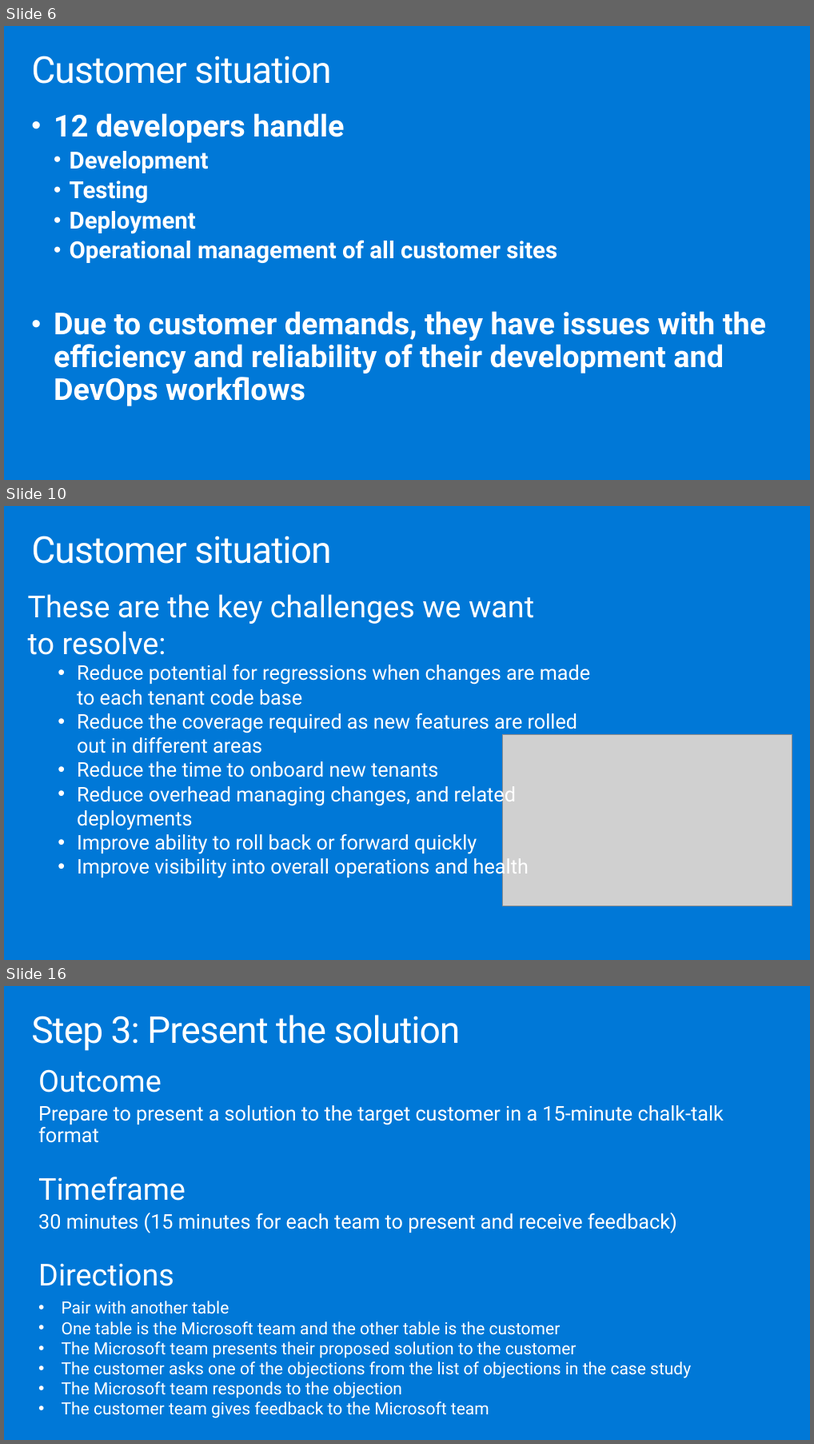
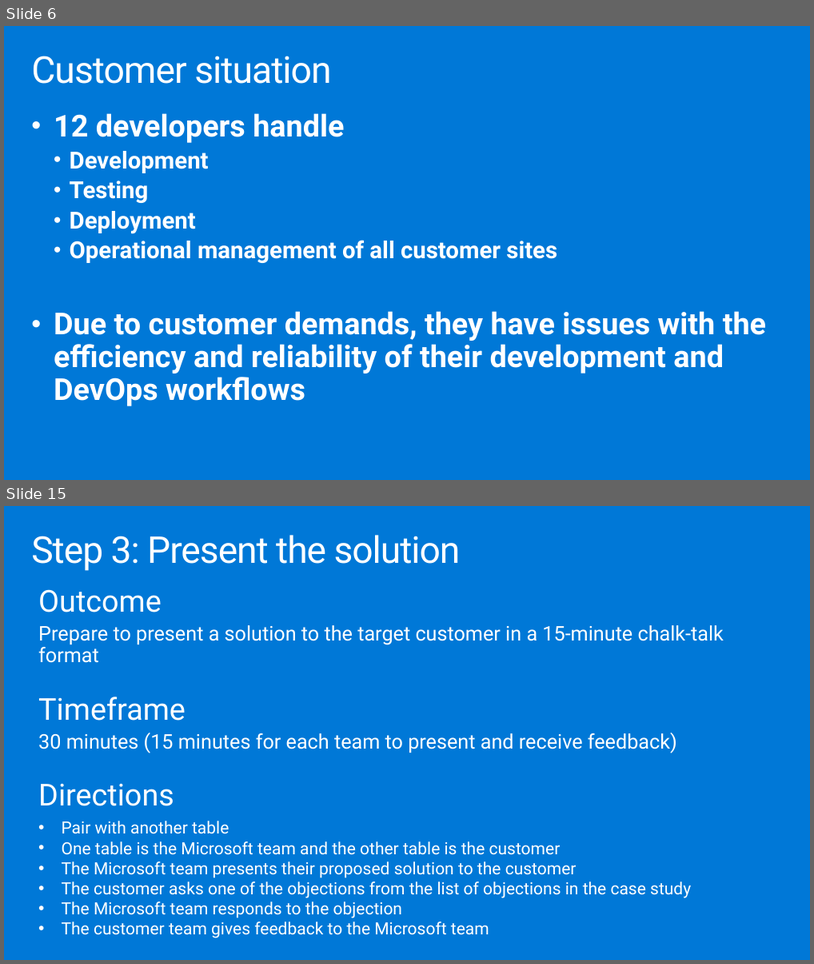
Before and after one commit to yaoshixin007/MCW-Containers-and-DevOps, a slide deck: Whiteboard design session/WDS trainer presentation - Containers and DevOps.pptx. Shown one above the other, each under a label of ours: slides 6, 10 and 16 before the commit, slides 6 and 15 after it; the slides between them are not shown. The pictures are 814x1444 and 814x964 pixels, drawn with LibreOffice and Linux fonts; fonts in the diff are those of the drawing; grey boxes stand for pictures. Boxes give left, top, right and bottom in pixels: in the first picture for what was removed or moved away, otherwise in the second. Text is boxed around its words. In the diff, an @@ line names an element or a change of style, - is before the commit and + after.

```diff
--- a/Whiteboard design session/WDS trainer presentation - Containers and DevOps.pptx
+++ b/Whiteboard design session/WDS trainer presentation - Containers and DevOps.pptx
@@ slide 10 removed at bbox=[4, 506, 810, 960], background #0078D7 @@
@@ title removed at bbox=[31, 536, 331, 564] @@
-Customer situation
@@ text removed at bbox=[28, 594, 590, 878] @@
-These are the key challenges we want
-to resolve:
-  • Reduce potential for regressions when changes are made to each tenant code base
-  • Reduce the coverage required as new features are rolled
-    out in different areas
-  • Reduce the time to onboard new tenants
-  • Reduce overhead managing changes, and related deployments
-  • Improve ability to roll back or forward quickly
-  • Improve visibility into overall operations and health
@@ picture removed at bbox=[502, 734, 793, 905] @@
@@ what was slide 16 is now slide 15 @@
```
Also in this commit, not shown: 9 slides changed, 8 other files.
